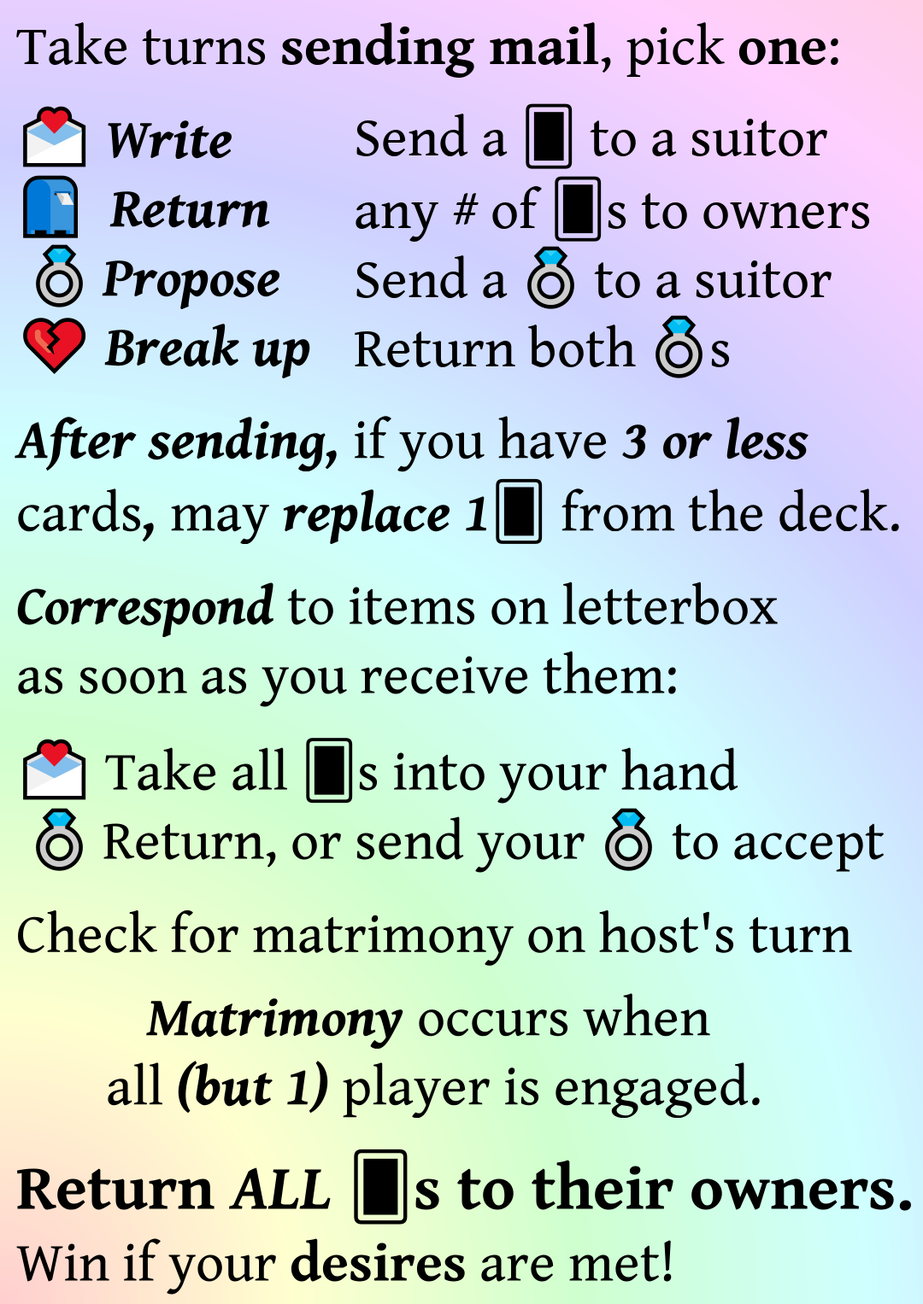
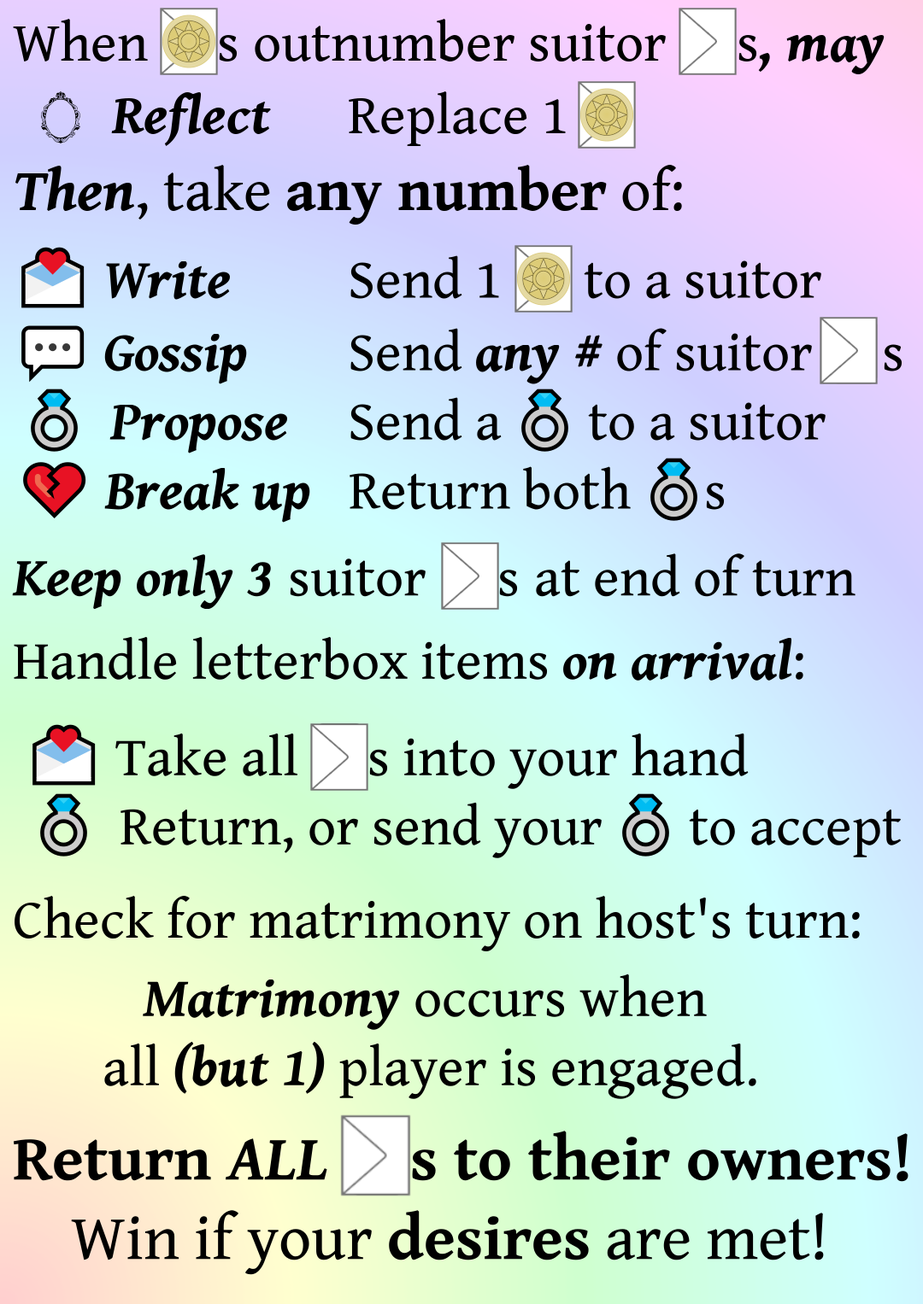
The second 923×1304 image is a revision of the first. Changes to its layers:
hid "Send a 🂠 to a suitor ...", painted on it over [354, 103, 870, 379]
added layer "icon back #9" above "icon back #8" over [339, 1114, 411, 1197]
added layer "icon back #8" above "icon back #7" over [310, 723, 369, 792]
added layer "icon back #7" above "icon back #3" over [440, 542, 499, 610]
added layer "icon back #3" above "icon back #2" over [819, 316, 878, 385]
added layer "icon back #2" above "card icon copy #3" over [678, 7, 737, 76]
added group "card icon copy #3" with 9 layers above "card icon copy #2" over [514, 245, 573, 313]
added layer "yellow.png #5" in group "card icon copy #3" over [515, 251, 571, 306]
added layer "icon back #6" in group "card icon copy #3" over [514, 245, 573, 313]
added group "card icon copy #2" with 9 layers above "card icon copy #1" over [577, 81, 636, 149]
added layer "yellow.png #4" in group "card icon copy #2" over [579, 87, 634, 142]
added layer "icon back #5" in group "card icon copy #2" over [577, 81, 636, 149]
added group "card icon copy #1" with 9 layers above "When 🂠s outnumber suitor 🂠s, m..." over [159, 7, 218, 76]
added layer "yellow.png #3" in group "card icon copy #1" over [161, 14, 217, 69]
added layer "icon back #4" in group "card icon copy #1" over [159, 7, 218, 76]
renamed "Take turns sending mail, pick ..." to "When 🂠s outnumber suitor 🂠s, m...", painted on it over [11, 8, 911, 1295]
